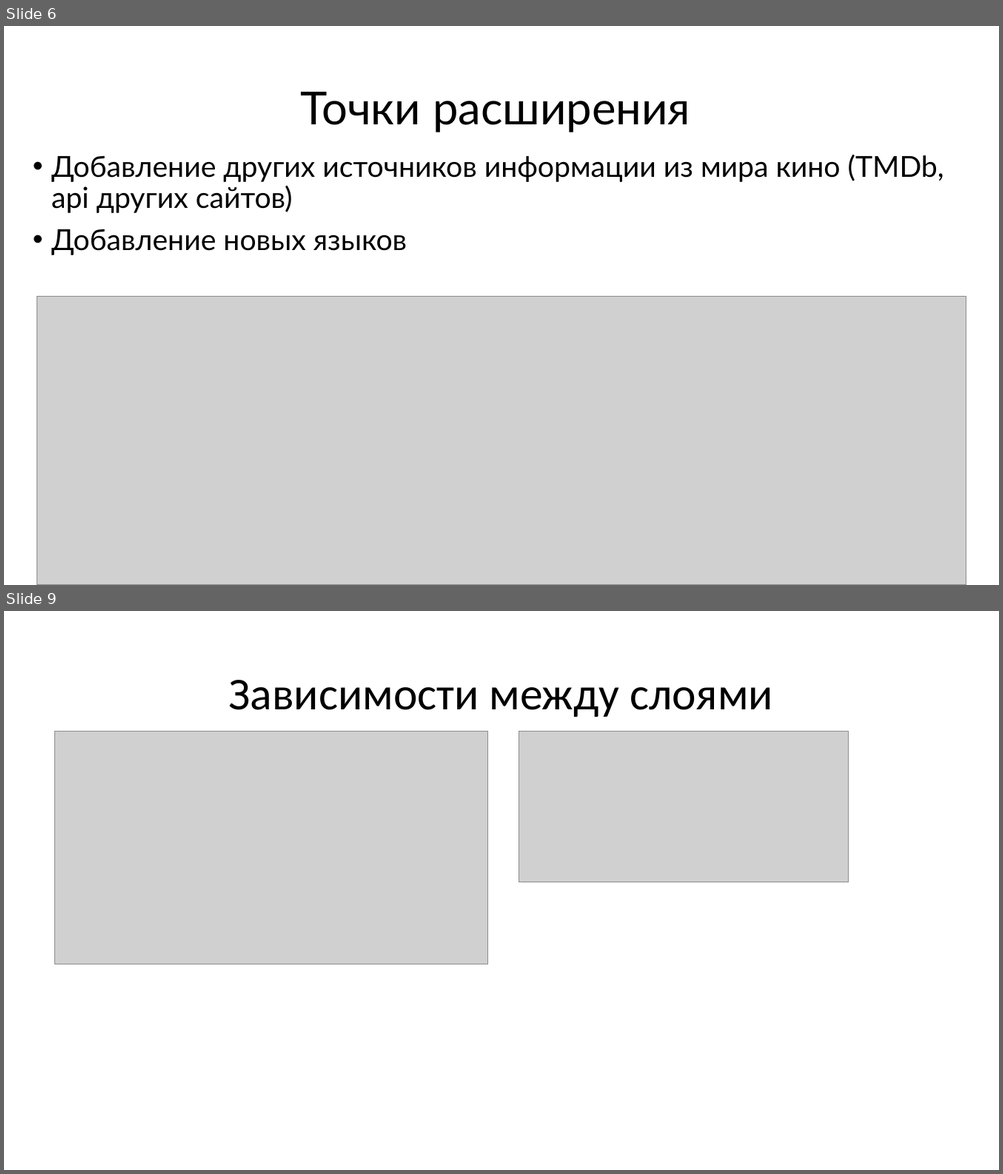
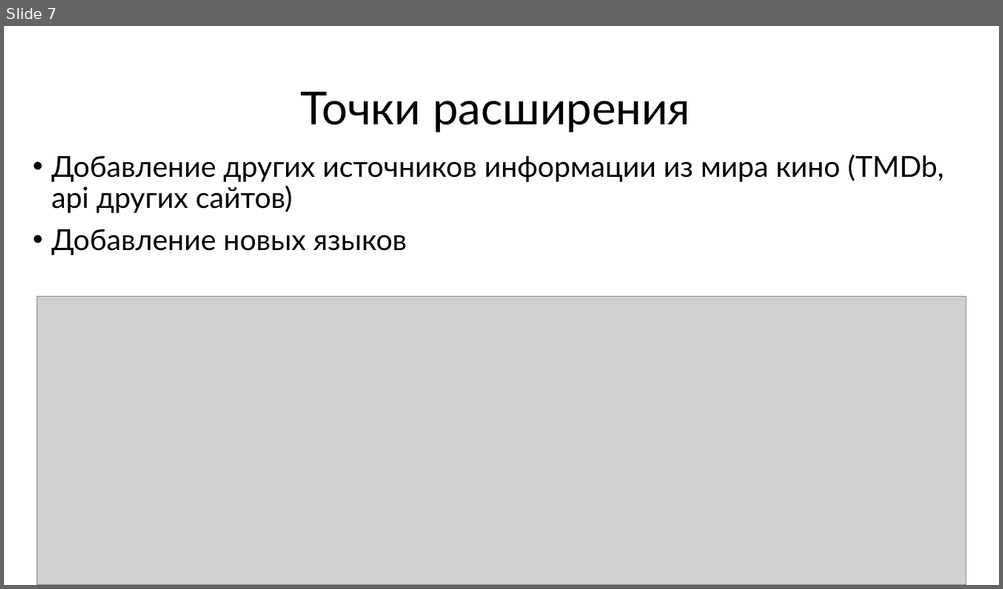
Before and after one commit to alexSatov/CinemaGuideBot, a slide deck: Telegram бот.pptx. Shown one above the other, each under a label of ours: slides 6 and 9 before the commit, slide 7 after it; the slides between them are not shown. The pictures are 1003x1174 and 1003x589 pixels, drawn with LibreOffice and Linux fonts; fonts in the diff are those of the drawing; grey boxes stand for pictures. Boxes give left, top, right and bottom in pixels: in the first picture for what was removed or moved away, otherwise in the second. Text is boxed around its words. In the diff, an @@ line names an element or a change of style, - is before the commit and + after.

```diff
--- a/Telegram бот.pptx
+++ b/Telegram бот.pptx
@@ slide 9 removed at (x1=4, y1=611, x2=999, y2=1170), background #FFFFFF @@
@@ title removed at (x1=229, y1=680, x2=773, y2=717) @@
-Зависимости между слоями
@@ picture removed at (x1=55, y1=731, x2=488, y2=964) @@
@@ picture removed at (x1=519, y1=731, x2=848, y2=883) @@
@@ what was slide 6 is now slide 7 @@
```
Also in this commit, not shown: 3 slides changed, 1 slide added, 2 other files.
